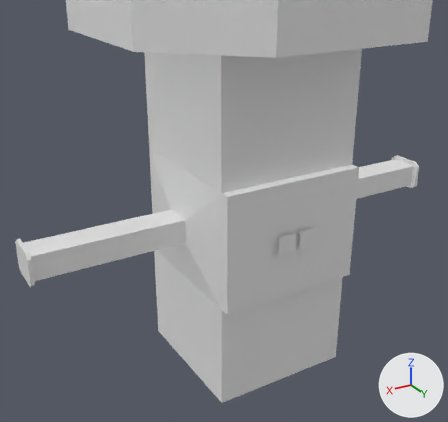
The Blender file Assets/Core/Models/Periscope/Periscope prototype.blend: old version first, new version second.
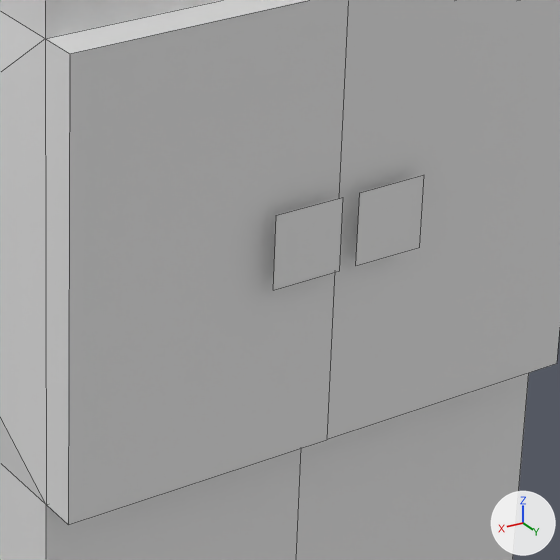
Each version appears first from a camera (50 mm lens) standing at (0.686, 1.049, -0.314) and looking at (0.118, 0.103, -0.787), and next in a close-up on the part from 47% to 78% of the width and 43% to 77% of the height. Lighting does not change. The marker at lower right points along +X, +Y and +Z. The first two pictures are the older version. The close-ups show mesh edges as thin lines.

In view in the first close-up: 'L_Hole', 'Periscope', 'R_Hole'.
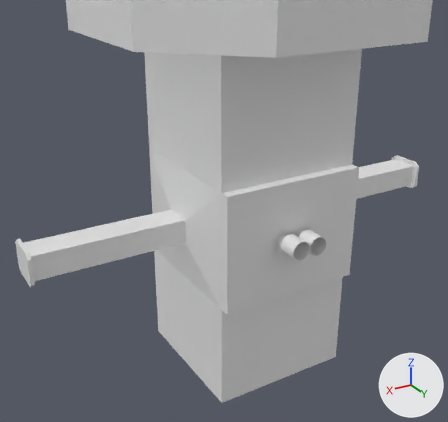
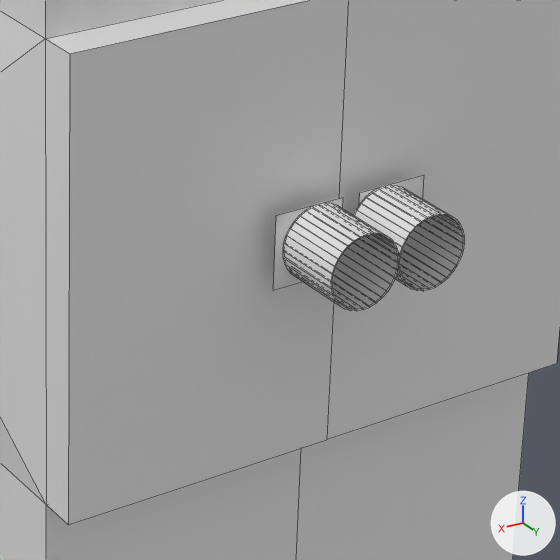
What differs and where, as boxes [x1, y1, x2, y2] in the close-ups (560 x 560 px):
'Circle.001', shown: after [283, 203, 399, 311]
'Circle.002', shown: after [354, 185, 464, 291]
'L_Hole', unchanged, covered by the edit: [273, 197, 343, 290] in both
'R_Hole', unchanged, covered by the edit: before [356, 175, 424, 266]; after [359, 175, 424, 205]

The change in detail:
me_circle_004 is used by ob_circle_002; location (-0.02, 0.1854, -0.8474); rotation (1.571, 0.0, 0.0), in degrees (90, 0, 0); scale (-0.0192, -0.0193, -0.0193).
me_circle_004 had 128 vertices, 96 faces and spanned x -1.04..1.04, y -1.04..1.04, z 0.0..0.31.
me_circle_004 now has 128 vertices, 96 faces and spans x -1.04..1.04, y -1.04..1.04, z 0.0..2.01.
me_circle_004 part 1: all 64 vertices in x -1.04..1.04, y -1.04..1.04, z 0.3..0.31 are moved by (0.0, 0.0, 1.69).
me_circle_005 is used by ob_circle_001; location (0.02, 0.1854, -0.8474); rotation (1.571, 0.0, 0.0), in degrees (90, 0, 0); scale (-0.0192, -0.0193, -0.0193).
me_circle_005 had 128 vertices, 96 faces and spanned x -1.04..1.04, y -1.04..1.04, z 0.0..0.31.
me_circle_005 now has 128 vertices, 96 faces and spans x -1.04..1.04, y -1.04..1.04, z 0.0..2.01.
me_circle_005 part 2: all 64 vertices in x -1.04..1.04, y -1.04..1.04, z 0.3..0.31 are moved by (0.0, 0.0, 1.69).
Object 'Circle.002' (ob_circle_002) is now shown.
Object 'Circle.001' (ob_circle_001) is now shown.
